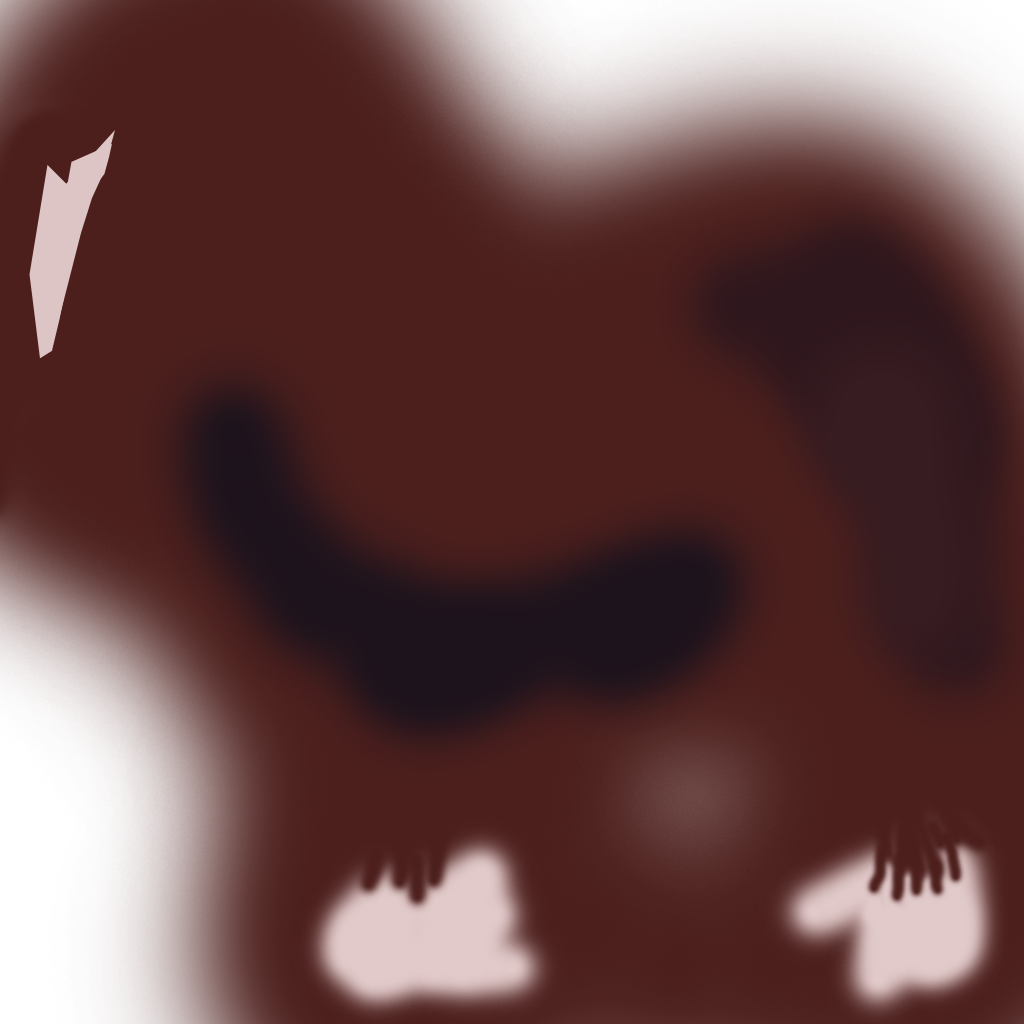
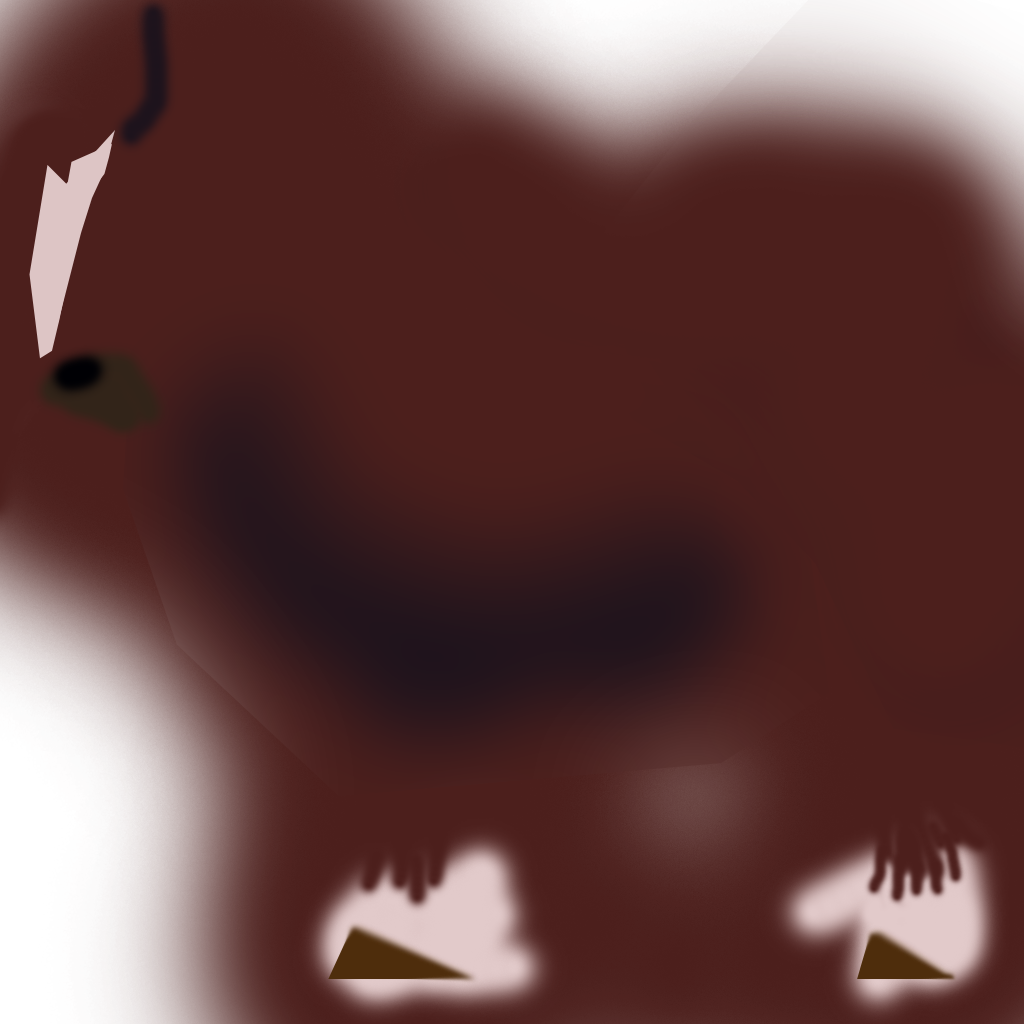
Before/after of a 1024×1024 layered artwork. What changed in the layer stack:
added layer "mouth" above "hooves" over [33, 340, 177, 447]
added layer "hooves" above "ear" over [328, 921, 957, 983]
added layer "ear" above "nose flash" over [110, 0, 175, 152]
painted on "Layer 1" over [118, 0, 1024, 789]
